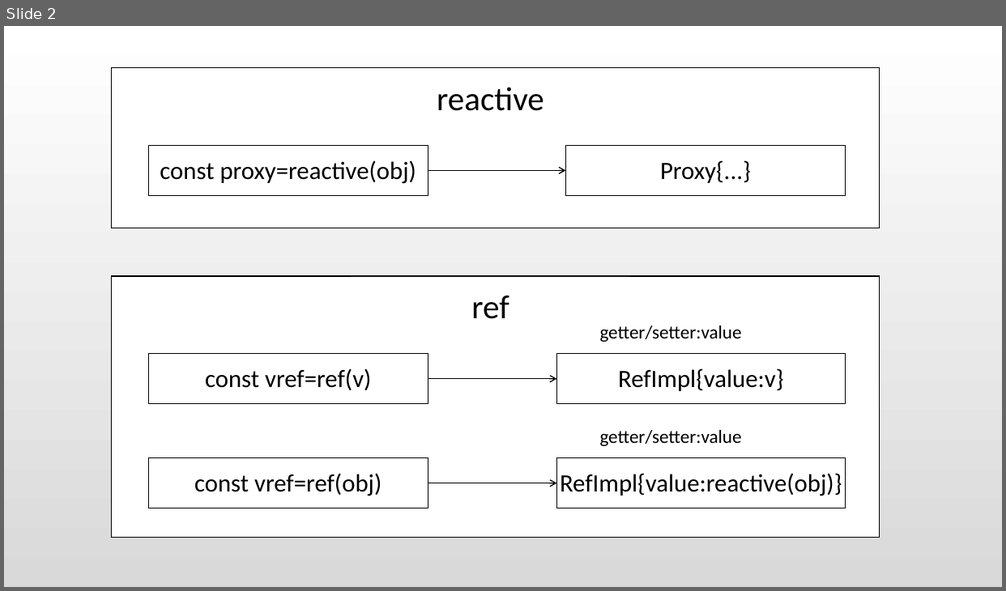
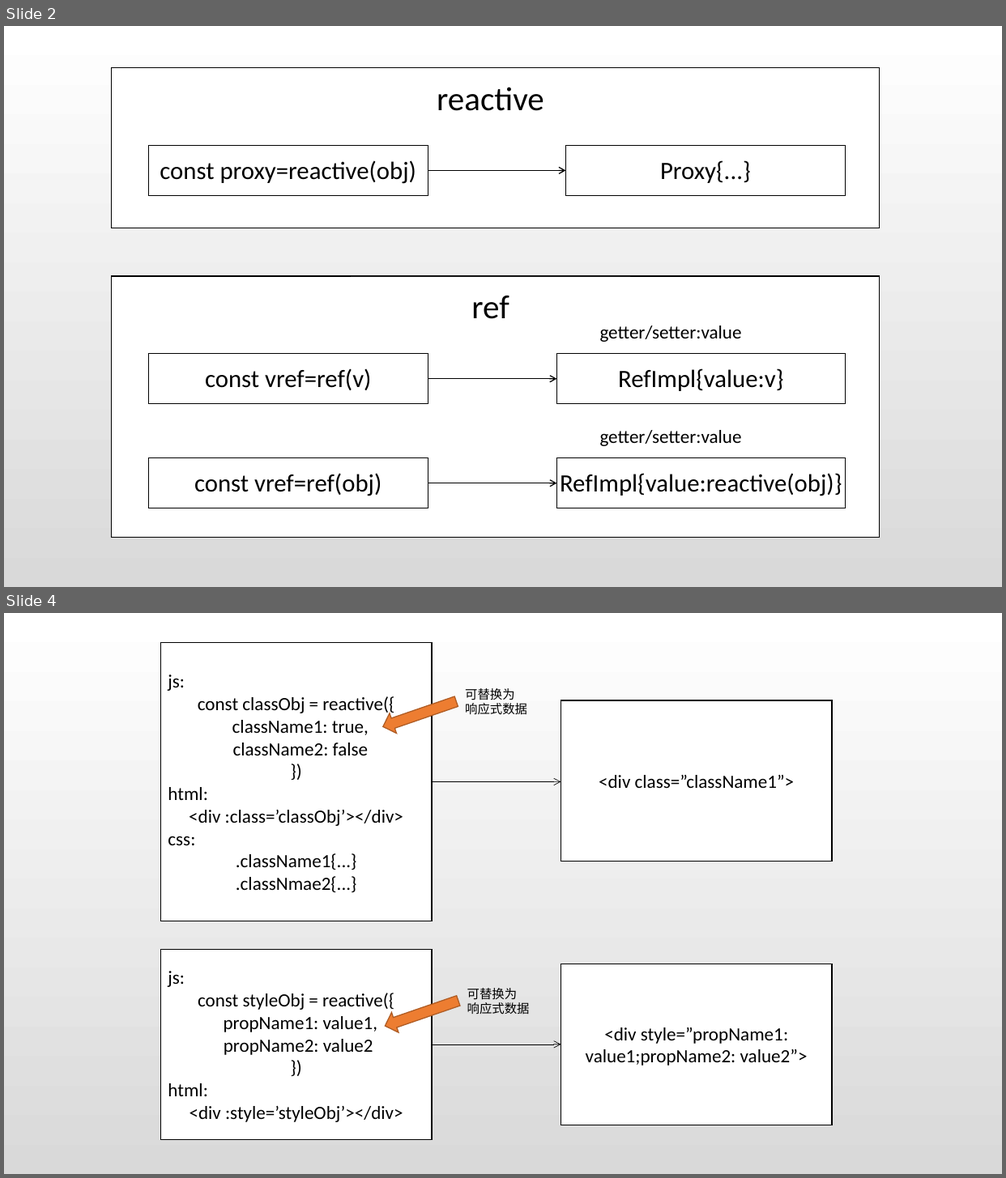
Before and after one commit to wujie21/JavaScript, a slide deck: vue3知识图谱.pptx. Shown one above the other, each under a label of ours: slide 2 before the commit, slides 2 and 4 after it; the slides between them are not shown. The pictures are 1006x591 and 1006x1178 pixels, drawn with LibreOffice and Linux fonts; fonts in the diff are those of the drawing. Boxes give left, top, right and bottom in pixels: in the first picture for what was removed or moved away, otherwise in the second. Text is boxed around its words. In the diff, an @@ line names an element or a change of style, - is before the commit and + after.

```diff
--- a/vue3知识图谱.pptx
+++ b/vue3知识图谱.pptx
@@ slide 4 added at (4,613,1002,1174), background gradient #FFFFFF to #D9D9D9 @@
@@ rectangle added at (160,643,432,922), fill #FFFFFF, outline #000000 1 pt, 18 pt, text #000000 @@
+js:
+const classObj = reactive({
+className1: true,
+className2: false
+})
+html:
+<div :class=’classObj’></div>
+css:
+.className1{...}
+.classNmae2{...}
@@ left arrow added at (380,692,461,737), fill #ED7D31, outline #AF5C24 1 pt @@
@@ text added at (465,688,527,715), 12 pt, text #000000 @@
+可替换为
+响应式数据
@@ rectangle added at (561,700,832,862), fill #FFFFFF, outline #000000 1 pt, 18 pt, text #000000 @@
+<div class=”className1”>
@@ arrow added from (432, 782) to (561, 782), #000000 0.5 pt @@
@@ rectangle added at (160,949,432,1140), fill #FFFFFF, outline #000000 1 pt, 18 pt, text #000000 @@
+js:
+const styleObj = reactive({
+propName1: value1,
+propName2: value2
+})
+html:
+<div :style=’styleObj’></div>
@@ rectangle added at (561,964,832,1125), fill #FFFFFF, outline #000000 1 pt, 18 pt, text #000000 @@
+<div style=”propName1: value1;propName2: value2”>
@@ left arrow added at (381,991,462,1036), fill #ED7D31, outline #AF5C24 1 pt @@
@@ text added at (467,988,530,1015), 12 pt, text #000000 @@
+可替换为
+响应式数据
@@ arrow added from (432, 1045) to (561, 1045), #000000 0.5 pt @@
```
Also in this commit, not shown: 1 slide changed, 13 other files.
